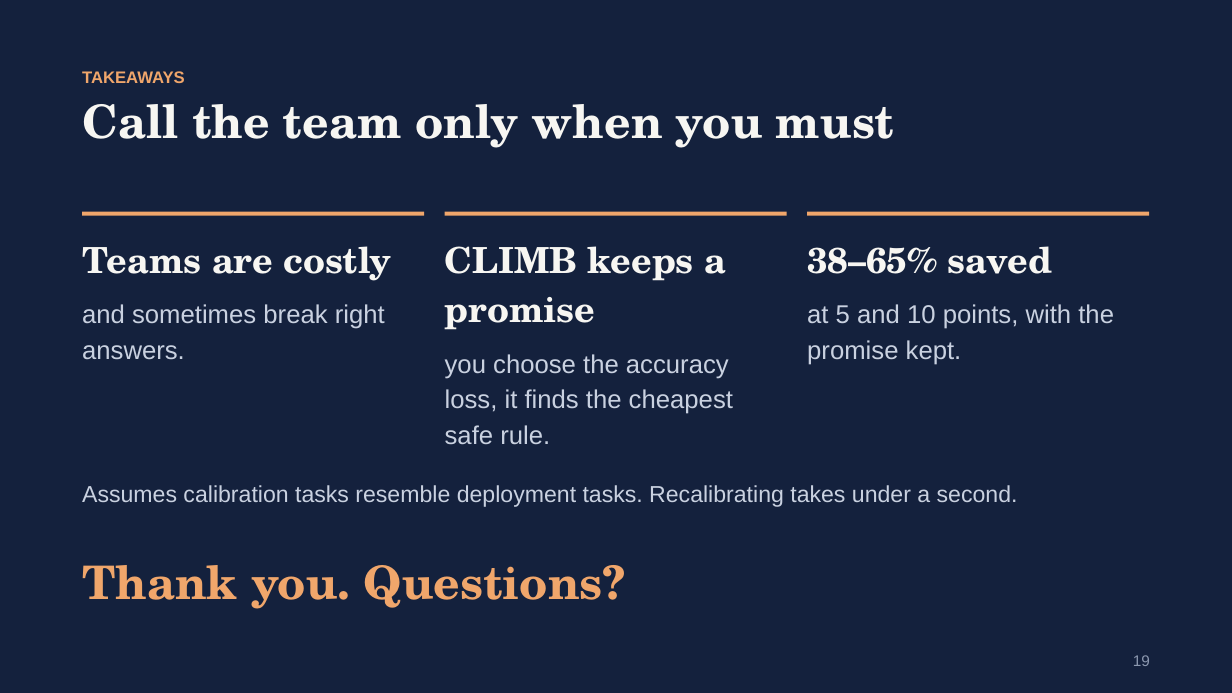
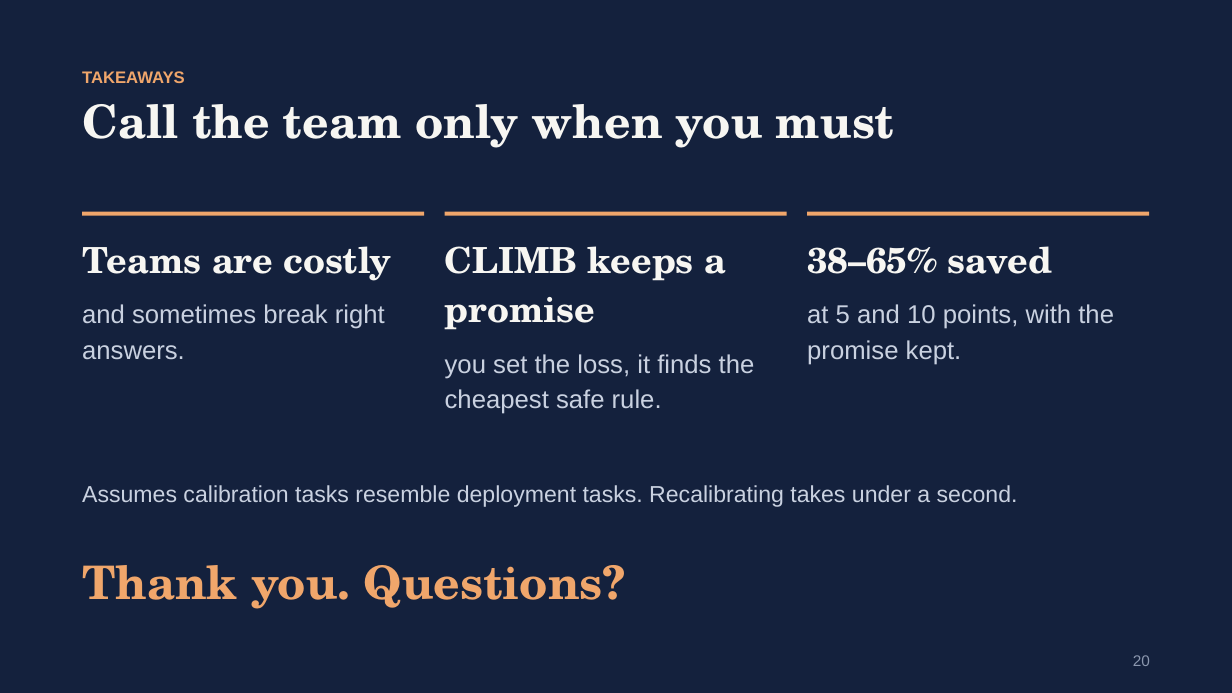
Before and after one commit to gaoj21/tokenbank, a slide deck: slide 20 of slides/CLIMB_talk.pptx (slide 19 before the commit). Drawn at 1232x693 pixels with LibreOffice and Linux fonts; fonts in the diff are those of the drawing. Boxes give left, top, right and bottom in pixels: in the first picture for what was removed or moved away, otherwise in the second. Text is boxed around its words. In the diff, an @@ line names an element or a change of style, - is before the commit and + after.

```diff
--- a/slides/CLIMB_talk.pptx
+++ b/slides/CLIMB_talk.pptx
@@ text at box(445, 354, 755, 414): text changed @@
-you choose the accuracy loss, it finds the cheapest safe rule.
+you set the loss, it finds the cheapest safe rule.
@@ text at box(1133, 655, 1150, 666): text changed @@
-19
+20
```
Also in this commit, not shown: 10 other slides changed, 4 slides added, 3 slides removed, 2 other files.
